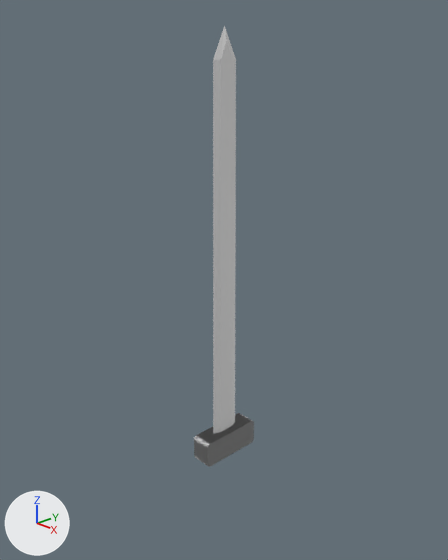
The Blender file Sword.blend: old version first, new version second.
Rendered twice from a 50 mm camera at (1.86, -1.75, 2.32) aimed at (-0.04, 0.04, 1.35). Arrows for +X, +Y and +Z are at lower left; the lights stay in place.

The scene before the commit, as lines of its bpy script (objects in view):
```python
me_cube = bpy.data.meshes.new('Cube')
me_cube.from_pydata(...)  # 46 vertices, 46 faces; spans x -1.0..1.0, y -1.0..1.0, z -1.0..1.14
me_cube.materials.append(mat_material)  # white #e7e7e7
me_cubo = bpy.data.meshes.new('Cubo')
me_cubo.from_pydata(...)  # 20 vertices, 13 faces; spans x -1.0..1.0, y 0.0..2.0, z -0.03..1.97
ob_cube = bpy.data.objects.new('Cube', me_cube)
ob_cube.location = (0.0, 0.0, 1.39)
ob_cube.scale = (0.012, 0.0725, 0.895)
ob_cubo = bpy.data.objects.new('Cubo', me_cubo)
ob_cubo.location = (0.0, 0.002, 0.555)
ob_cubo.scale = (0.0481, 0.076, 0.0316)
_m = ob_cubo.modifiers.new('Espelhar', 'MIRROR')
_m.use_axis = (True, True, True)
```
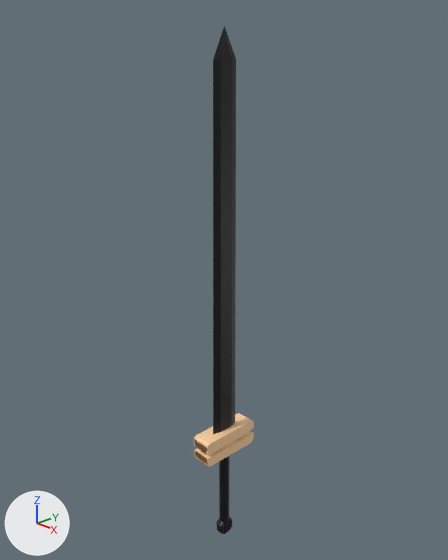
Patch to the scene script:
```diff
--- a/Sword.blend.py
+++ b/Sword.blend.py
@@ mat_materiais @@
+mat_materiais = principled_material('Materiais')
+mat_materiais.base_color = (1.0, 0.653, 0.369)  # beige #ffd3a4
@@ mat_lamina @@
+mat_lamina = principled_material('LAMINA')
+mat_lamina.base_color = (0.0, 0.0, 0.0)  # black #000000
@@ me_cube @@
 me_cube.from_pydata(...)  # 46 vertices, 46 faces; spans x -1.0..1.0, y -1.0..1.0, z -1.0..1.14
-me_cube.materials.append(mat_material)  # white #e7e7e7
+me_cube.materials.append(mat_lamina)  # black #000000
@@ me_cubo @@
 # used by ob_cubo; location = (0.0, 0.002, 0.555); scale = (0.0481, 0.076, 0.0316)
-me_cubo.from_pydata(...)  # 20 vertices, 13 faces; spans x -1.0..1.0, y 0.0..2.0, z -0.03..1.97
+me_cubo.from_pydata(...)  # 37 vertices, 24 faces; spans x -1.0..1.0, y 0.0..2.0, z -0.03..1.99
+# me_cubo part 1
+# 3 vertices are removed from x -1.0..1.0, y 0.0..2.0, z -0.03..0.34
+# 7 faces are deleted
+# 6 vertices in x -1.0, y 0.0..2.0, z 1.44..1.97 move by (0.0, 0.0, 0.02)
+# 5 vertices move from x -1.0..1.0, y 0.0..2.0, z -0.03..0.34 to x -0.76..1.0, y 0.0..2.0, z 0.41..0.45
+# 14 vertices are added at x -0.68..1.0, y 0.0..2.0, z -0.03..0.43
+# 6 new vertices lie (0.08, 0.0, 0.0) away from vertices in x 0.68..0.69, y 1.51..1.84, z -0.03..0.41
+# 18 new faces join them
+# me_cubo part 2: 6 faces spanning x -1.0..1.0, y 0.0..2.0, z 0.43..1.99 switch from no material to mat_materiais (beige #ffd3a3)
@@ me_cilindro @@
+me_cilindro.from_pydata(...)  # 110 vertices, 80 faces; spans x -1.0..1.0, y -1.64..1.64, z -1.0..1.3
+me_cilindro.materials.append(mat_lamina)  # black #000000
@@ ob_cilindro @@
+ob_cilindro = bpy.data.objects.new('Cilindro', me_cilindro)
+ob_cilindro.location = (0.0, 0.0, 0.317)
+ob_cilindro.scale = (-0.0248, -0.0248, -0.243)
```

What differs and where, as boxes [x1, y1, x2, y2] in the pictures (448 x 560 px):
'Cube', recoloured (white to black)
    both: [213, 26, 236, 434]
'Cilindro', added (black)
    after: [216, 456, 232, 534]
part 1 of me_cubo, built on
    before: [194, 421, 254, 466]
    after: [194, 421, 254, 467]
part 2 of me_cubo, recoloured (black to beige)
    both: [194, 413, 253, 466]
